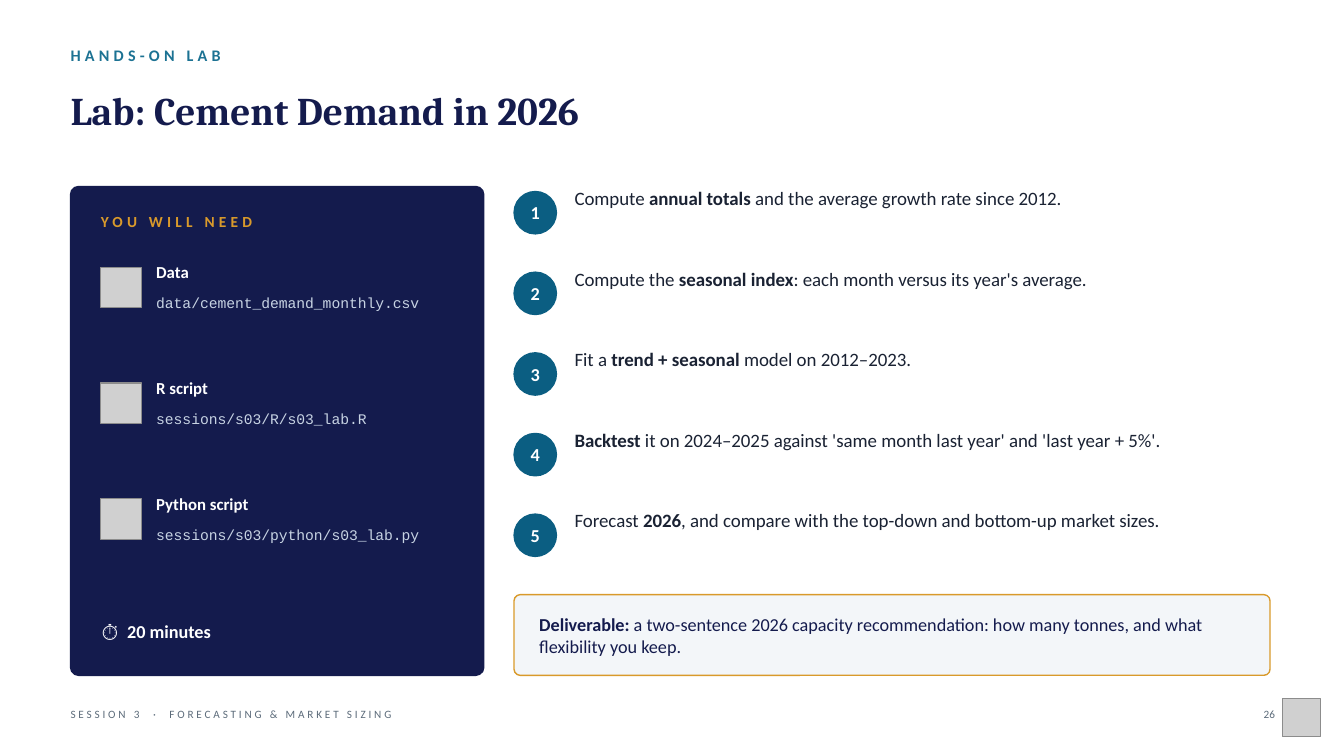
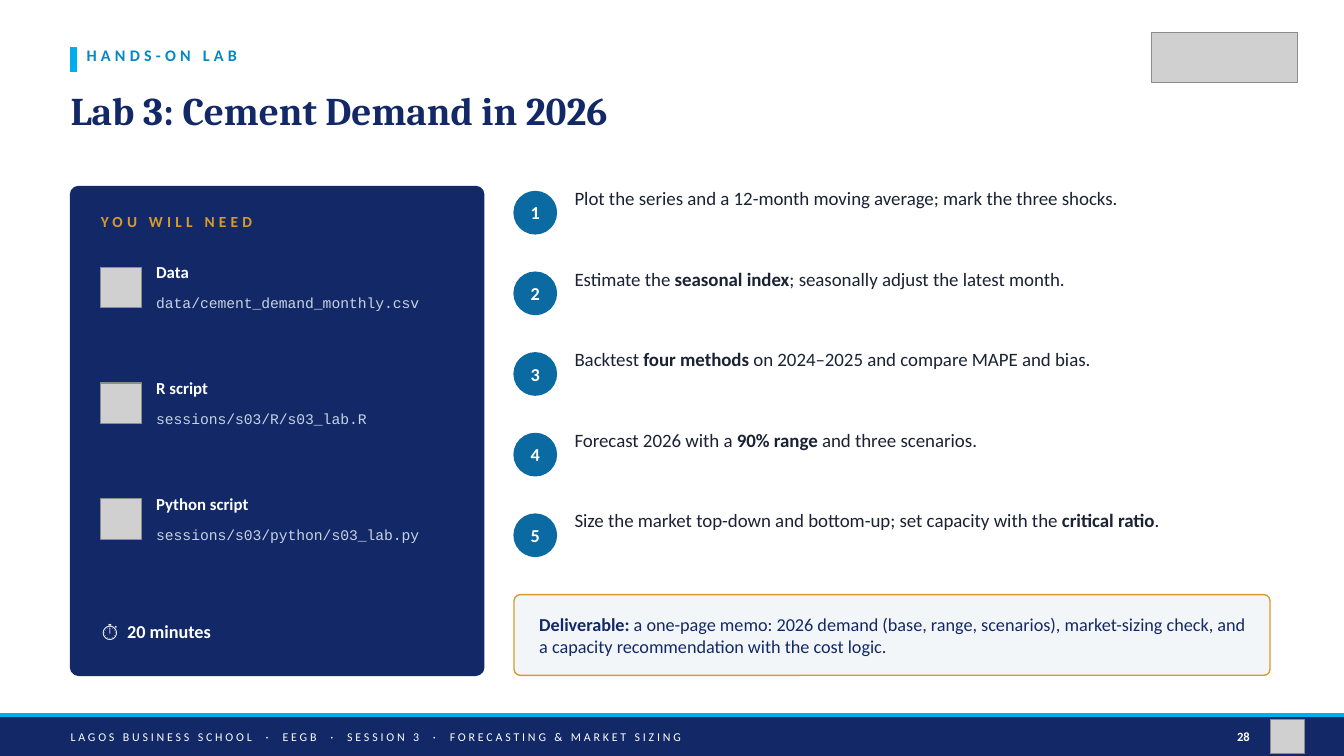
Before and after one commit to adibongo/eegb, a slide deck: slide 28 of sessions/s03/slides/EEGB_S03_Demand_Forecasting_Market_Sizing.pptx (slide 26 before the commit). Drawn at 1344x756 pixels with LibreOffice and Linux fonts; fonts in the diff are those of the drawing; grey boxes stand for pictures. Boxes give left, top, right and bottom in pixels: in the first picture for what was removed or moved away, otherwise in the second. Text is boxed around its words. In the diff, an @@ line names an element or a change of style, - is before the commit and + after.

```diff
--- a/sessions/s03/slides/EEGB_S03_Demand_Forecasting_Market_Sizing.pptx
+++ b/sessions/s03/slides/EEGB_S03_Demand_Forecasting_Market_Sizing.pptx
@@ rectangle added at (71,47,77,72), fill #00AEEF, outline #00AEEF 1 pt @@
@@ text "HANDS-ON LAB": place and size @@
-text "HANDS-ON LAB" at (71,50,221,61)
+text "HANDS-ON LAB" at (87,50,237,61)
@@ text "HANDS-ON LAB" at (87,50,237,61): text colour #1C7293 to #0088C7 @@
@@ picture added at (1151,32,1298,82) @@
@@ text at (71,97,608,126): text changed; text colour #141B4D to #122867 @@
-Lab: Cement Demand in 2026
+Lab 3: Cement Demand in 2026
@@ rounded rectangle at (71,187,484,676): fill #141B4D to #122867; outline #141B4D 1 pt to #122867 1 pt @@
@@ text at (575,192,1118,209): text changed @@
-Compute annual totals and the average growth rate since 2012.
+Plot the series and a 12-month moving average; mark the three shocks.
@@ text at (575,272,1065,290): text changed @@
-Compute the seasonal index: each month versus its year's average.
+Estimate the seasonal index; seasonally adjust the latest month.
@@ text at (575,352,1090,369): text changed @@
-Fit a trend + seasonal model on 2012–2023.
+Backtest four methods on 2024–2025 and compare MAPE and bias.
@@ text at (575,434,978,450): text changed @@
-Backtest it on 2024–2025 against 'same month last year' and 'last year + 5%'.
+Forecast 2026 with a 90% range and three scenarios.
@@ fill #0B5E82 to #0A6AA1; outline #0B5E82 1 pt to #0A6AA1 1 pt in 5 elements at (514,192,557,234), (514,272,557,315), (514,353,557,395), (514,434,557,476), (514,514,557,557) @@
@@ text at (575,513,1159,530): text changed @@
-Forecast 2026, and compare with the top-down and bottom-up market sizes.
+Size the market top-down and bottom-up; set capacity with the critical ratio.
@@ text at (539,618,1245,656): text changed; text colour #141B4D to #122867 @@
-Deliverable: a two-sentence 2026 capacity recommendation: how many tonnes, and what flexibility you keep.
+Deliverable: a one-page memo: 2026 demand (base, range, scenarios), market-sizing check, and a capacity recommendation with the cost logic.
@@ rectangle added at (0,714,1344,718), fill #00AEEF, outline #00AEEF 1 pt @@
@@ rectangle added at (0,718,1344,756), fill #122867, outline #122867 1 pt @@
@@ text "LAGOS BUSINESS SCHOOL · EEGB ..." at (71,733,681,741): vertical alignment top to middle @@
@@ text removed at (1264,710,1275,718) @@
-26
@@ text at (71,733,681,741): text changed; size 8 to 8.5 pt; text colour #5C6B7A to #FFFFFF @@
-SESSION 3 · FORECASTING & MARKET SIZING
+LAGOS BUSINESS SCHOOL · EEGB · SESSION 3 · FORECASTING & MARKET SIZING
@@ text added at (1237,732,1250,741), 9 pt, text #FFFFFF, bold @@
+28
@@ picture: place and size @@
-picture at (1282,699,1321,737)
+picture at (1270,720,1305,754)
```
Also in this commit, not shown: 24 other slides changed, 10 slides added, 3 slides removed, 22 other files.
